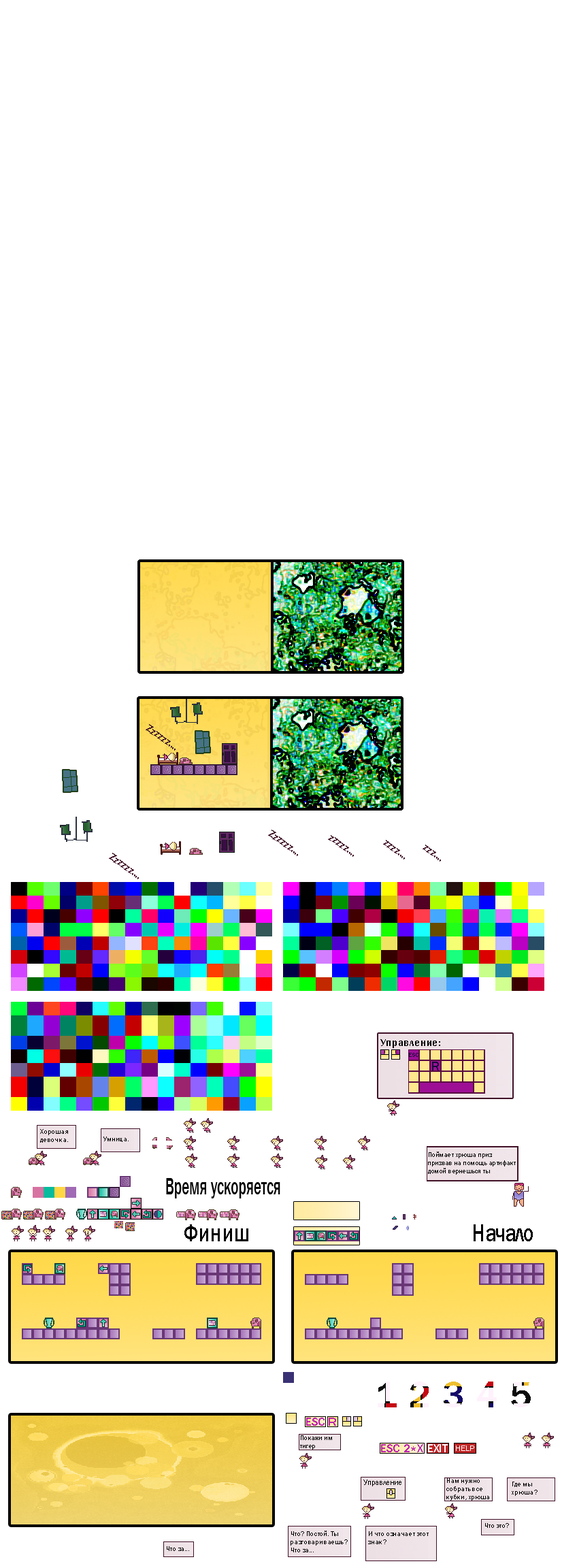
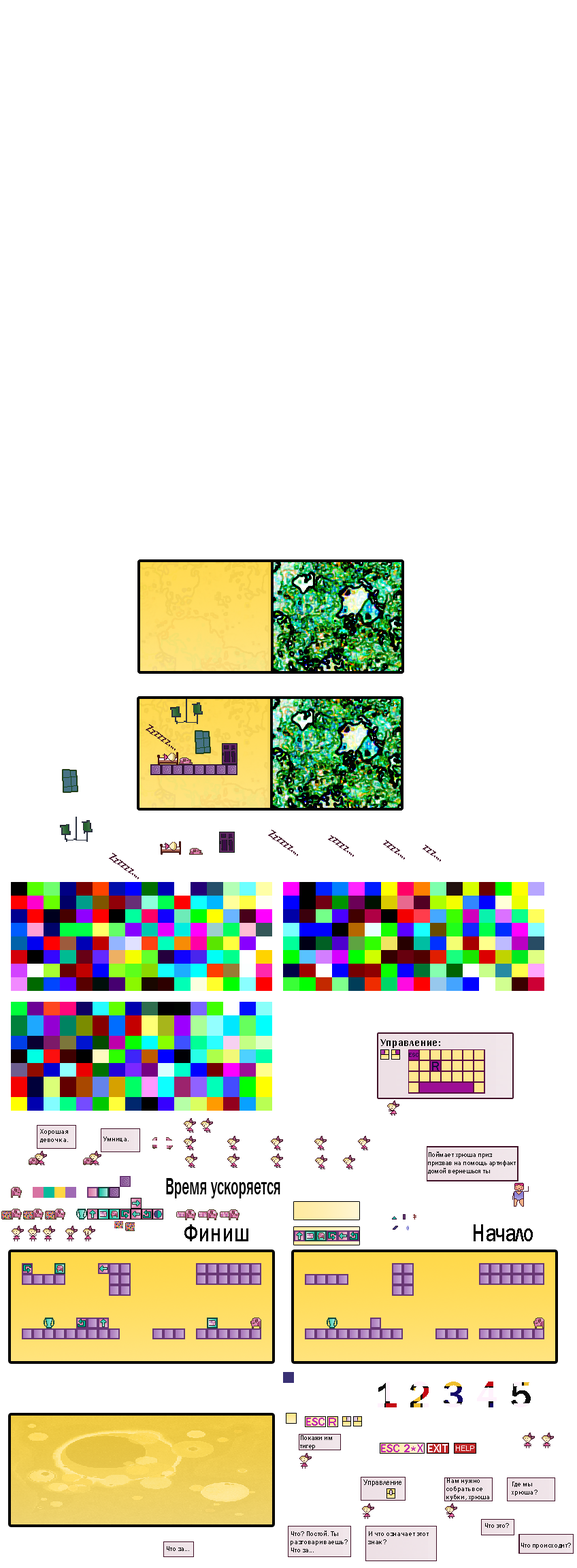
Layered file, before and after one edit (577x1568). Changes by layer:
added layer "Что происходит?" above "Слой 5 копия 12" over 521, 1542, 571, 1549
added layer "Слой 5 копия 12" above "Где мы хрюша?" over 518, 1533, 574, 1554
